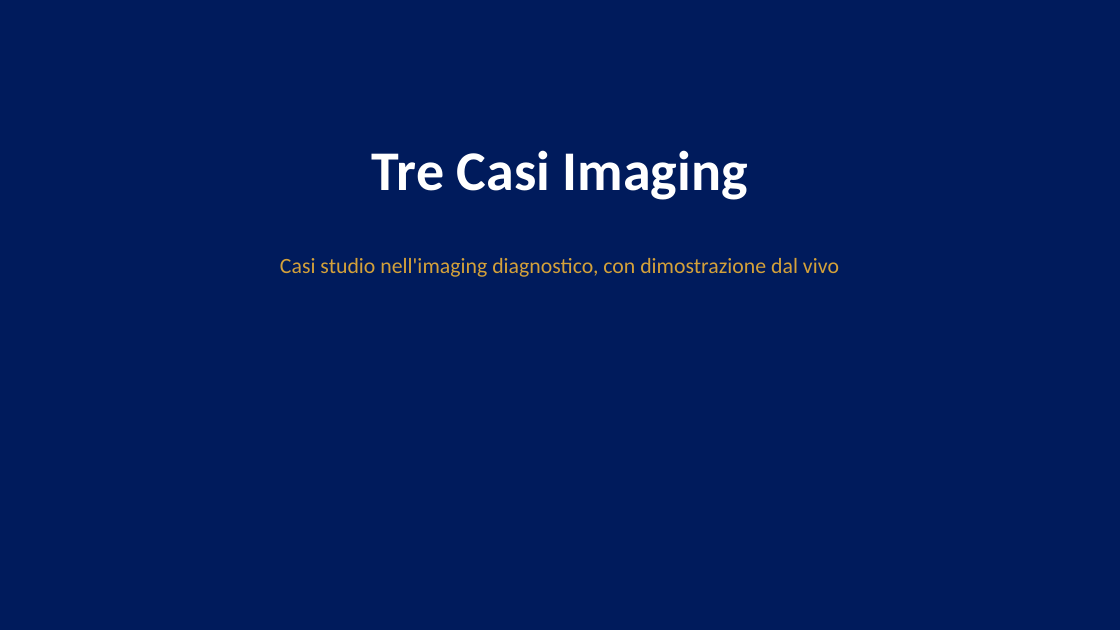
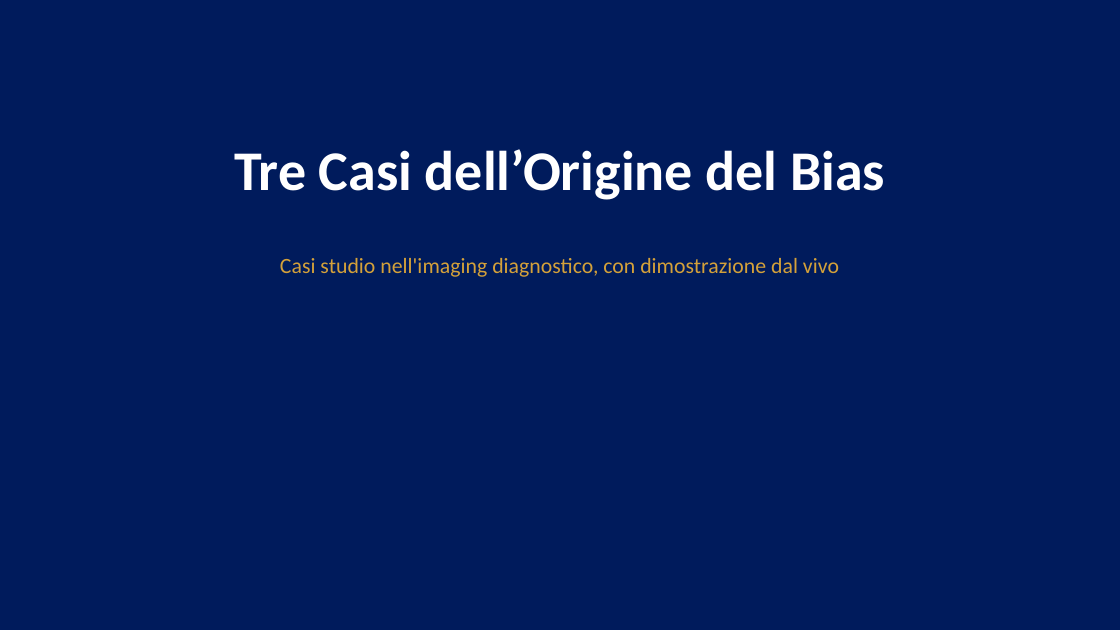
Before and after one commit to MicheleFerramola00/lezioni, a slide deck: slide 23 of slide/M2.4_Ferramola_slide.pptx. Drawn at 1120x630 pixels with LibreOffice and Linux fonts; fonts in the diff are those of the drawing. Boxes give left, top, right and bottom in pixels: in the first picture for what was removed or moved away, otherwise in the second. Text is boxed around its words. In the diff, an @@ line names an element or a change of style, - is before the commit and + after.

```diff
--- a/slide/M2.4_Ferramola_slide.pptx
+++ b/slide/M2.4_Ferramola_slide.pptx
@@ text at (x1=234, y1=149, x2=885, y2=200): text changed @@
-Tre Casi Imaging
+Tre Casi dell’Origine del Bias
```
Also in this commit, not shown: 7 other slides changed, 2 other files.
